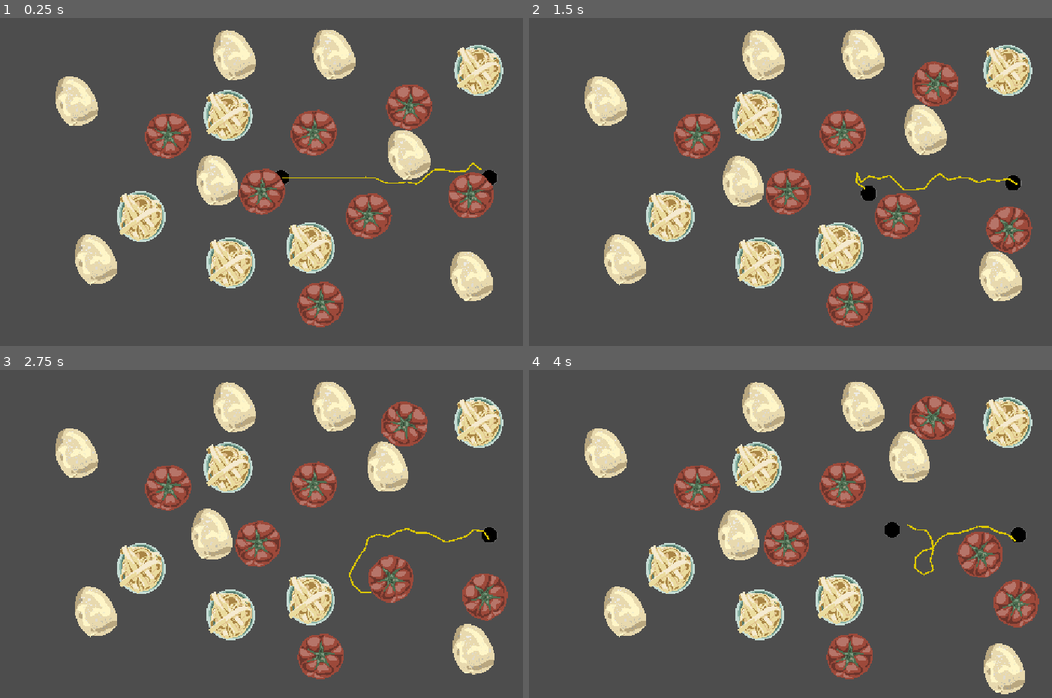
Above: before the commit, frames 1-4 (two rows, left to right).
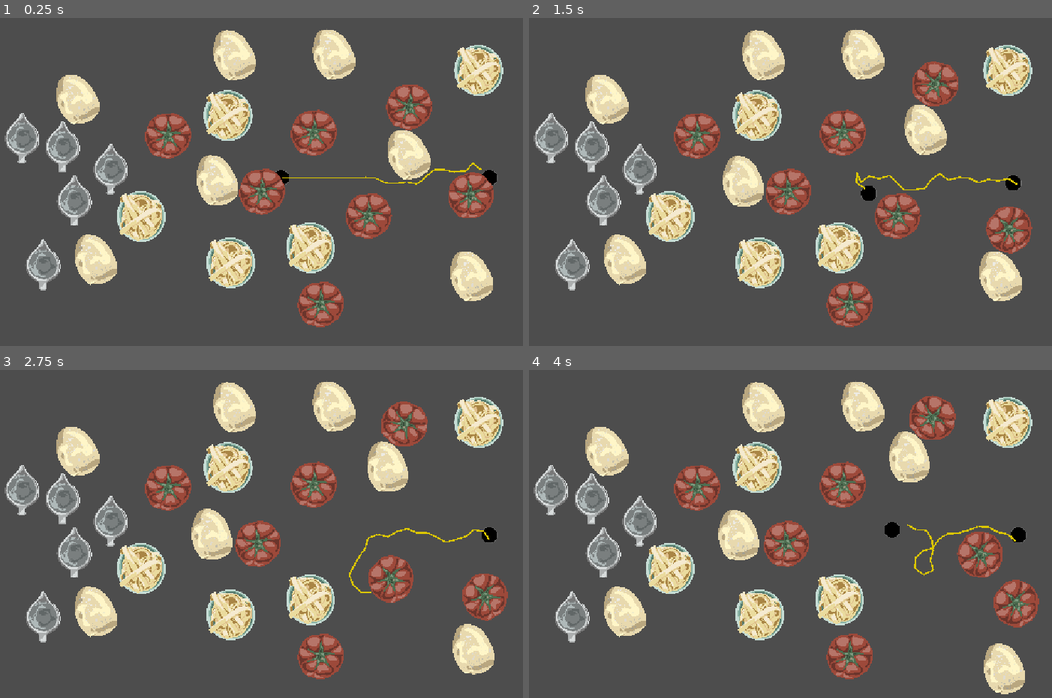
Above: after the commit, the same moments.

Repository: JulianHeuser/RGDC-Jam-Spring-2025
Game: Godot game, scene res://Level1.tscn
Same seed, same stepped clock (60 frames per second), same inputs: the game is played once before the commit and once after it.
Inputs:
- Up to frame 1 (0.25 s): no input
- Up to frame 2 (1.5 s): hold D (move_right_1) 0.53-1.28 s; tap Down (move_down_2) at 0.6 s; hold S (move_down_1) from 1.28 s (still down); tap Left (move_left_2) at 1.35 s
- Up to frame 3 (2.75 s): release S (move_down_1) at 2.03 s; hold D (move_right_1) from 2.03 s (still down); tap Right (move_right_2) at 2.1 s
- Up to frame 4 (4 s): release D (move_right_1) at 2.78 s; hold W (move_up_1) 2.78-3.53 s; tap Up (move_up_2) at 2.85 s; hold A (move_left_1) from 3.53 s (still down); tap Down (move_down_2) at 3.6 s

The runs differ from the first frame. In frame 1, 3.5% of the frame differs, in the area x 0-25%, y 17-84%; in frame 2, 3.5%; in frame 3, 3.5%; in frame 4, 3.5%.

Commit message:
first time combining

Diff:
--- a/CrushManager.gd
+++ b/CrushManager.gd
@@ -6,11 +6,22 @@
 #}
 
 func determine_combine_result(node1: Crushable, node2: Crushable) -> Node:
-	var pasta_tmp: Node = null
-	if node1.type == 0 && node2.type == 0:
-		pasta_tmp = load("res://Pasta.tscn").instantiate()
+	var ret_val: Node = null
+	var a: int = node1.type
+	var b: int = node2.type
+	if a > b:
+		var tmp: int = b
+		b = a
+		a = tmp
+	if a == 0 and b == 0:
+		ret_val = load("res://dough.tscn").instantiate()
+	elif a == 1 and b == 3:
+		ret_val = load("res://Pasta.tscn").instantiate()
 
-	return pasta_tmp
+	if ret_val != null:
+		ret_val.position = (node1.position + node2.position)/2
+
+	return ret_val
 
 func crush_event(node1: Crushable, node2: Crushable) -> void:
 	if node1 != null and node2 != null:
--- a/Level1.tscn
+++ b/Level1.tscn
@@ -1,9 +1,10 @@
-[gd_scene load_steps=9 format=3 uid="uid://dsoc7yqw2jmqh"]
+[gd_scene load_steps=10 format=3 uid="uid://dsoc7yqw2jmqh"]
 
 [ext_resource type="PackedScene" uid="uid://bk64v7oudt0cm" path="res://Tomato.tscn" id="1_kyxg0"]
 [ext_resource type="PackedScene" uid="uid://bl88cq8mwj0cx" path="res://Rope.tscn" id="2_cove1"]
 [ext_resource type="PackedScene" uid="uid://cp6pldtn0wbfi" path="res://dough.tscn" id="3_cove1"]
 [ext_resource type="PackedScene" uid="uid://dxvli6q1qjide" path="res://Pasta.tscn" id="5_dn5ey"]
+[ext_resource type="PackedScene" uid="uid://c48m5p5xfeswp" path="res://Water.tscn" id="5_lmyl5"]
 
 [sub_resource type="WorldBoundaryShape2D" id="WorldBoundaryShape2D_mc20k"]
 
@@ -119,3 +120,18 @@
 
 [node name="Pasta5" parent="Pasta" instance=ExtResource("5_dn5ey")]
 position = Vector2(-102, -120)
+
+[node name="Water1" parent="." instance=ExtResource("5_lmyl5")]
+position = Vector2(-327, -17)
+
+[node name="Water2" parent="." instance=ExtResource("5_lmyl5")]
+position = Vector2(-419, -61)
+
+[node name="Water3" parent="." instance=ExtResource("5_lmyl5")]
+position = Vector2(-457, 167)
+
+[node name="Water4" parent="." instance=ExtResource("5_lmyl5")]
+position = Vector2(-497, -77)
+
+[node name="Water5" parent="." instance=ExtResource("5_lmyl5")]
+position = Vector2(-397, 44)
--- /dev/null
+++ b/Water.tscn
@@ -0,0 +1,30 @@
+[gd_scene load_steps=5 format=3 uid="uid://c48m5p5xfeswp"]
+
+[ext_resource type="Script" uid="uid://7p5umae4m8b0" path="res://crushController.gd" id="1_rrwdp"]
+[ext_resource type="Texture2D" uid="uid://cp0x27y1s0vla" path="res://Water.png" id="2_rrwdp"]
+
+[sub_resource type="PhysicsMaterial" id="PhysicsMaterial_xyqmk"]
+bounce = 0.16
+
+[sub_resource type="CapsuleShape2D" id="CapsuleShape2D_xt0xg"]
+radius = 34.0
+height = 98.0
+
+[node name="Water" type="RigidBody2D"]
+collision_layer = 3
+collision_mask = 3
+mass = 5.0
+physics_material_override = SubResource("PhysicsMaterial_xyqmk")
+gravity_scale = 0.0
+contact_monitor = true
+max_contacts_reported = 3
+linear_damp = 0.5
+script = ExtResource("1_rrwdp")
+type = 3
+
+[node name="CollisionShape2D" type="CollisionShape2D" parent="."]
+shape = SubResource("CapsuleShape2D_xt0xg")
+
+[node name="Water" type="Sprite2D" parent="."]
+scale = Vector2(0.1, 0.1)
+texture = ExtResource("2_rrwdp")
Binary file added: Water.png
Not shown, added: Water.png.import
